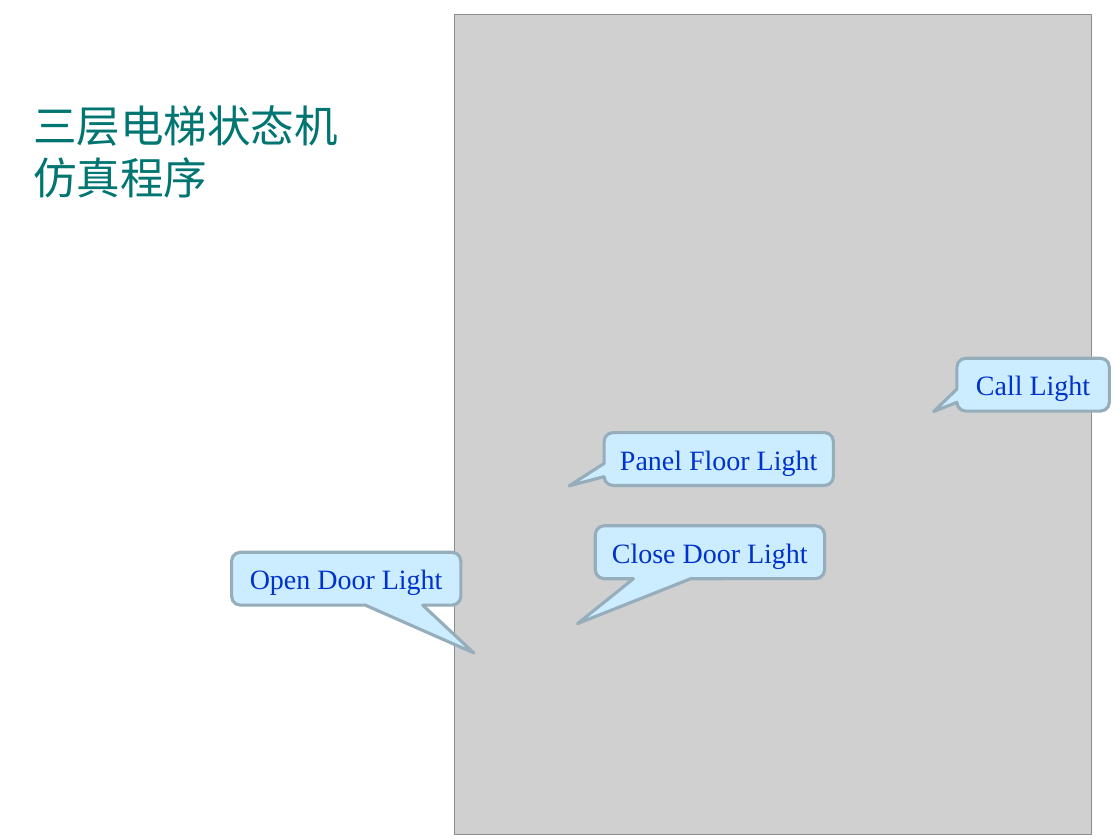
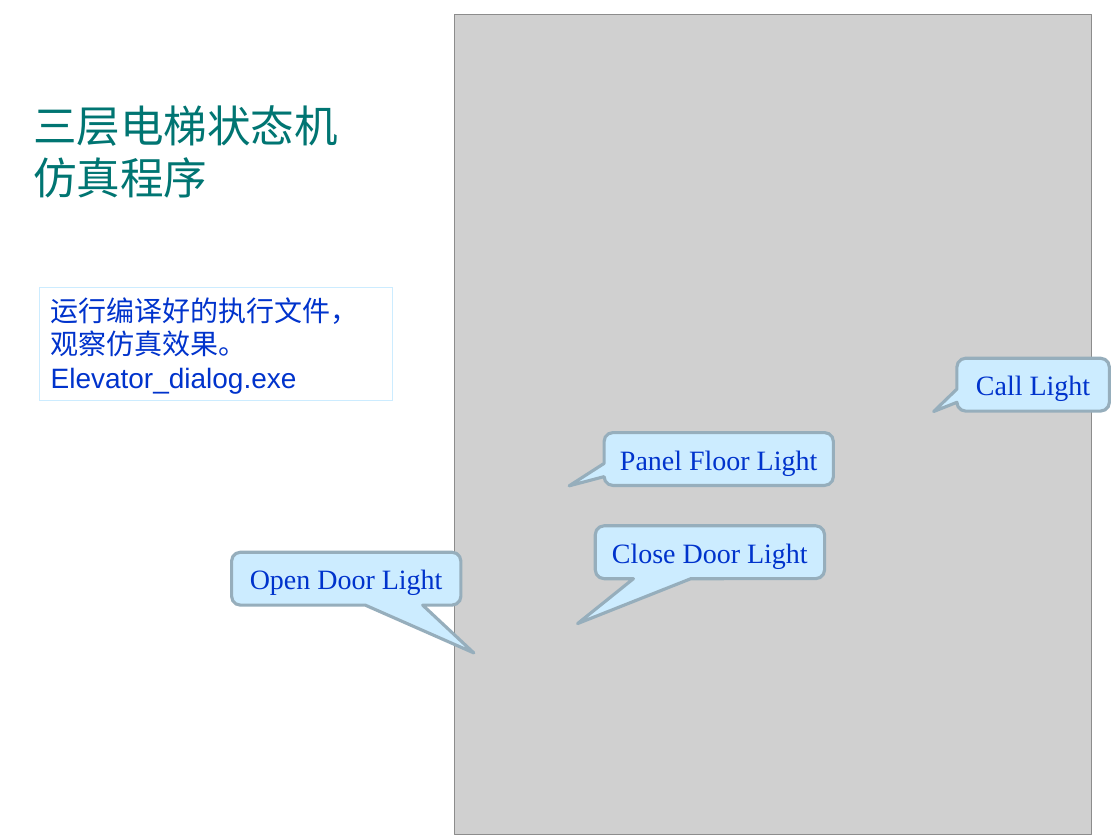
Before and after one commit to jtrfid/C-Repositories, a slide deck: slide 24 of C语言课程设计/2016/Garage_mfc/状态和状态机.pptx. Drawn at 1120x840 pixels with LibreOffice and Linux fonts; fonts in the diff are those of the drawing; grey boxes stand for pictures; background and template pictures are left out. Boxes give left, top, right and bottom in pixels: in the first picture for what was removed or moved away, otherwise in the second. Text is boxed around its words. In the diff, an @@ line names an element or a change of style, - is before the commit and + after.

Commit message:
修订课程设计，状态和状态机.ppx

```diff
--- a/C语言课程设计/2016/Garage_mfc/状态和状态机.pptx
+++ b/C语言课程设计/2016/Garage_mfc/状态和状态机.pptx
@@ rectangle added at <box>39,288,392,401</box>, outline #CCECFF 0.75 pt, 18 pt, text #0033CC @@
+运行编译好的执行文件，观察仿真效果。
+Elevator_dialog.exe
```
